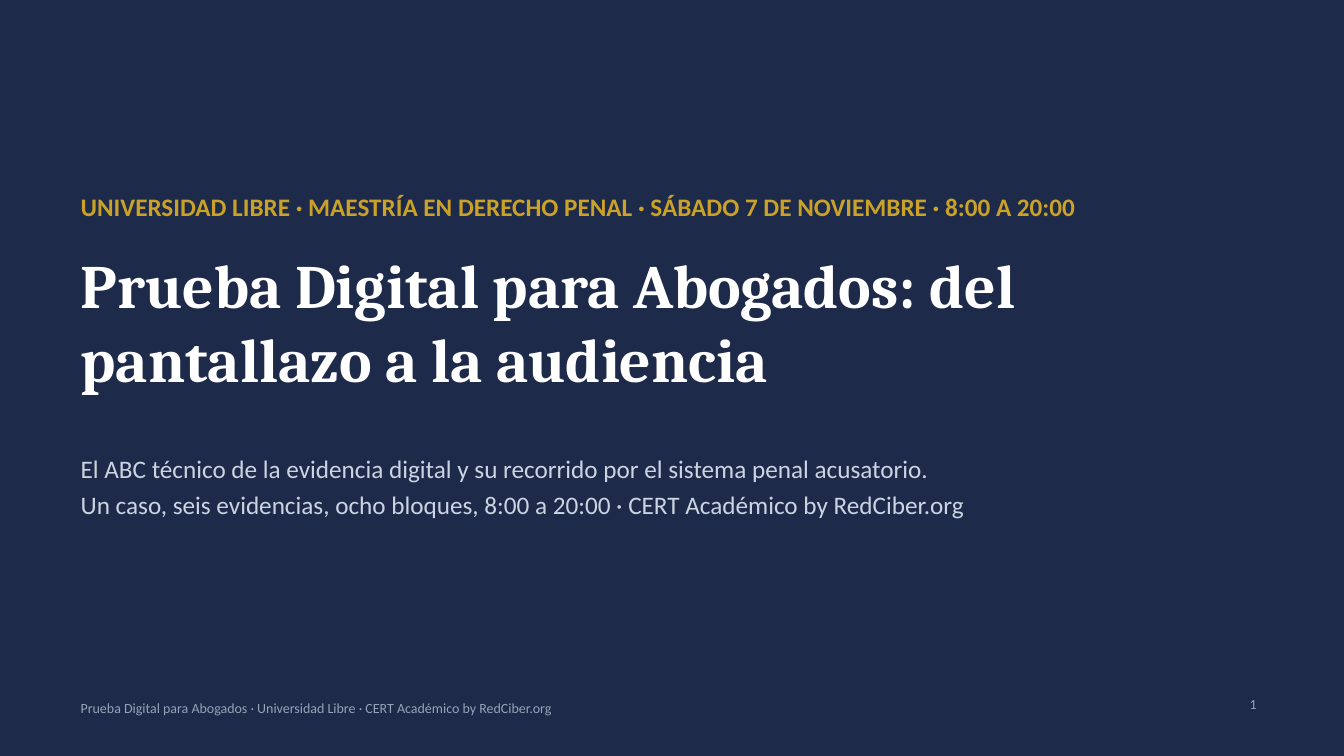
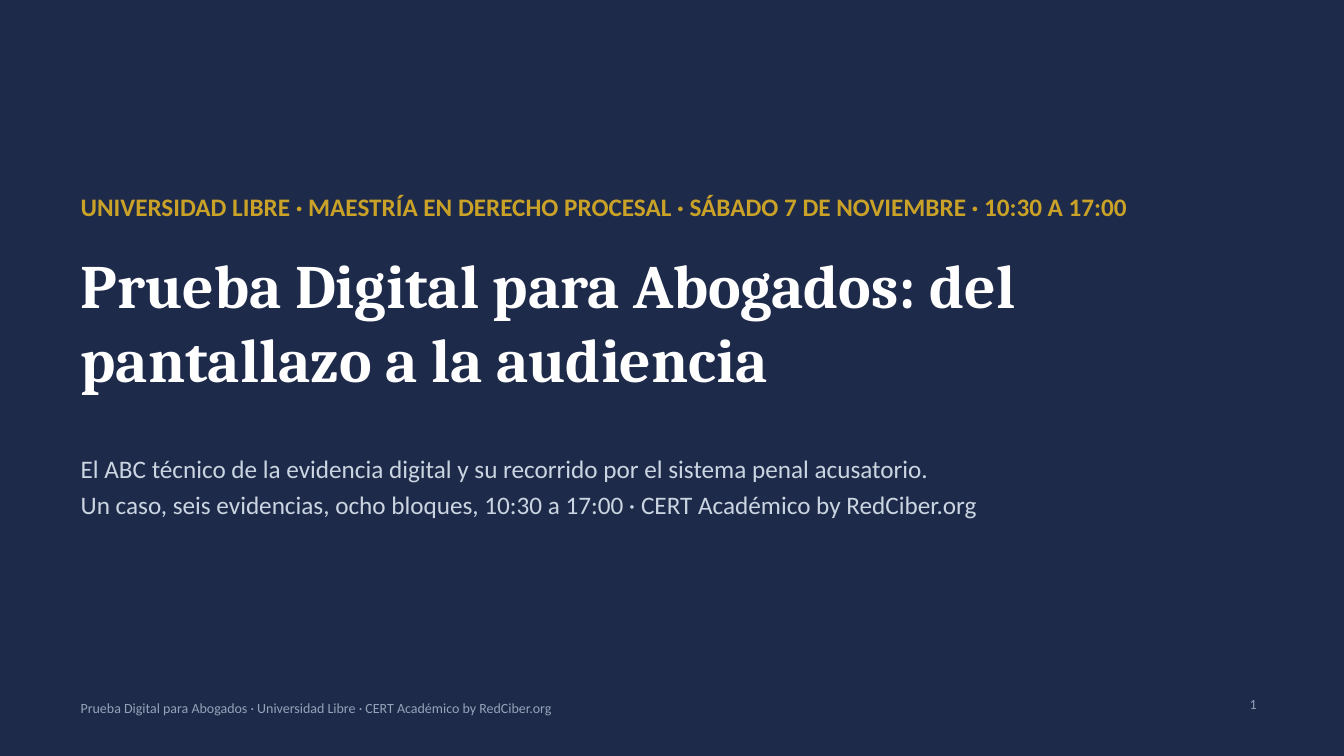
Before and after one commit to CertAcademico/cert-academico-by-redciber-org, a slide deck: slide 1 of materiales/prueba-digital/presentacion-prueba-digital-unilibre.pptx. Drawn at 1344x756 pixels with LibreOffice and Linux fonts; fonts in the diff are those of the drawing. Boxes give left, top, right and bottom in pixels: in the first picture for what was removed or moved away, otherwise in the second. Text is boxed around its words. In the diff, an @@ line names an element or a change of style, - is before the commit and + after.

```diff
--- a/materiales/prueba-digital/presentacion-prueba-digital-unilibre.pptx
+++ b/materiales/prueba-digital/presentacion-prueba-digital-unilibre.pptx
@@ text at (81,196,1127,216): text changed @@
-UNIVERSIDAD LIBRE · MAESTRÍA EN DERECHO PENAL · SÁBADO 7 DE NOVIEMBRE · 8:00 A 20:00
+UNIVERSIDAD LIBRE · MAESTRÍA EN DERECHO PROCESAL · SÁBADO 7 DE NOVIEMBRE · 10:30 A 17:00
@@ text at (81,496,976,519): text changed @@
-Un caso, seis evidencias, ocho bloques, 8:00 a 20:00 · CERT Académico by RedCiber.org
+Un caso, seis evidencias, ocho bloques, 10:30 a 17:00 · CERT Académico by RedCiber.org
```
Also in this commit, not shown: 10 other slides changed, 4 other files.
